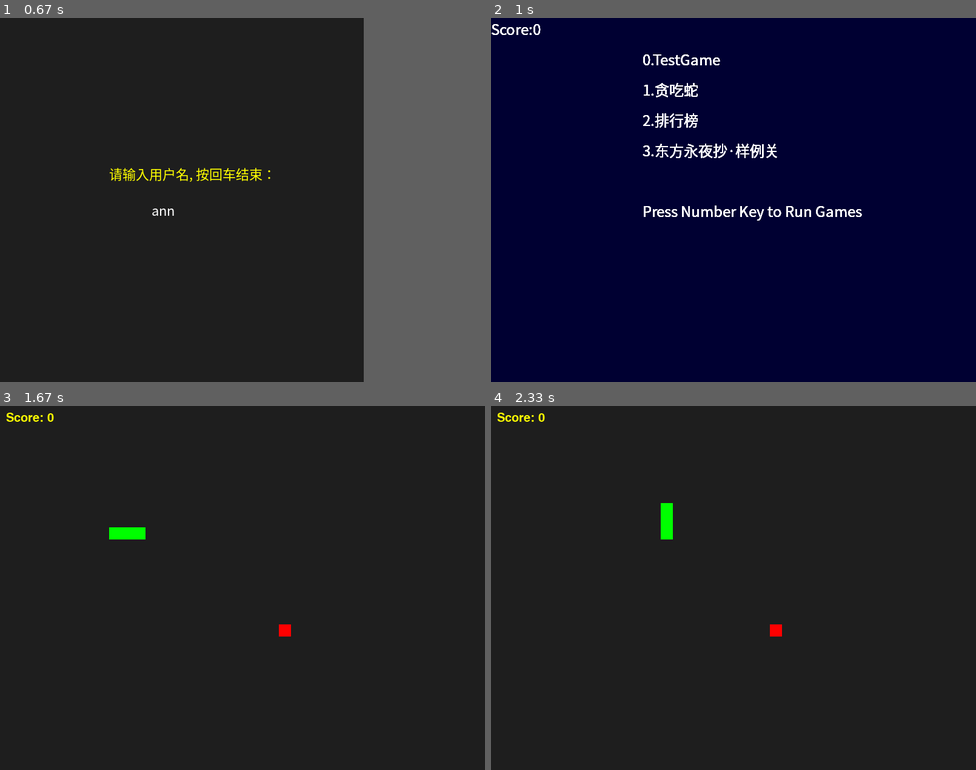
Above: before the commit, frames 1-4 (two rows, left to right).
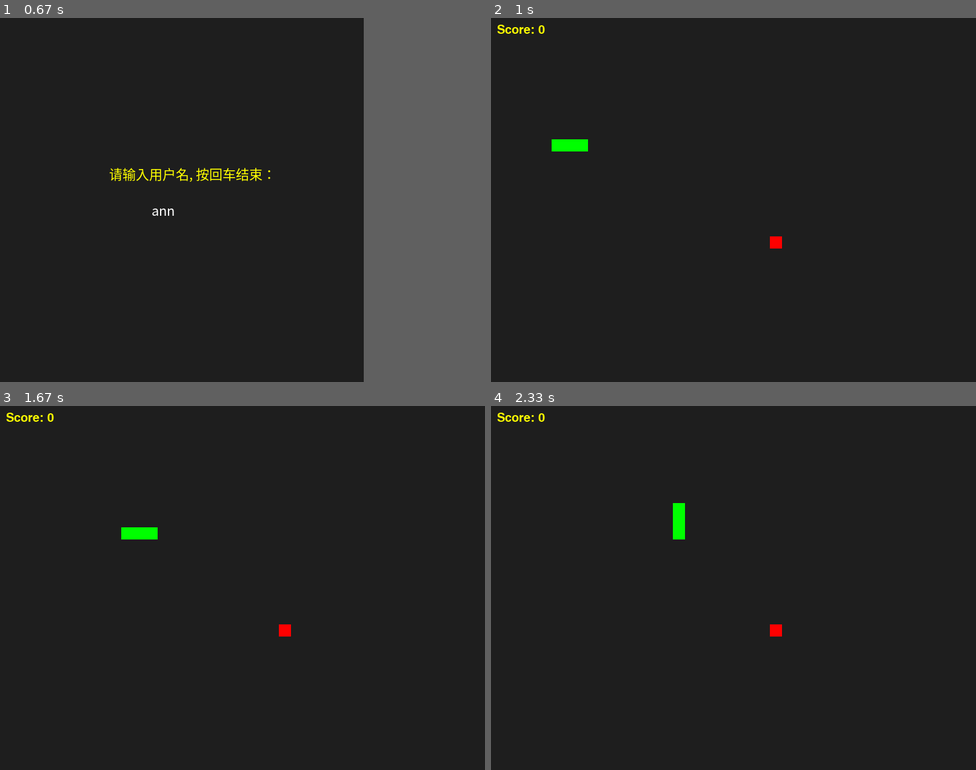
Above: after the commit, the same moments.

Repository: YuanPeixi/PygameHomework1
Game: pygame game, started from launcher.py
The game is run twice, just before and just after one commit, with the same random seed, the same clock (stepped at 60 frames per second) and the same inputs.
Inputs (mouse positions are in pixels of both pictures, inside the frame that each line leads up to):
- Up to frame 1 (0.67 s): type "ann" at 0.33 s
- Up to frame 2 (1 s): tap Enter at 0.67 s; tap 1 at 0.88 s
- Up to frame 3 (1.67 s): press the mouse at (67, 577) at 1.25 s; move the mouse to (145, 631) at 1.35 s; release the mouse at (218, 682) at 1.48 s; hold Right from 1.55 s (still down); move the mouse to (247, 624) at 1.58 s
- Up to frame 4 (2.33 s): release Right at 2.02 s; hold Up from 2.1 s (still down); move the mouse to (917, 726) at 2.13 s

Frame 1 is identical in both runs. In frame 2, 100% of the frame differs, in the area x 0-100%, y 0-100%; in frame 3, 0.2%; in frame 4, 0.5%.

Commit message:
Refactor framwork.py: Add draw() method, extended event handlers, and font caching
Co-authored-by: YuanPeixi <49236852+YuanPeixi@users.noreply.github.com>

Diff:
--- a/framwork.py
+++ b/framwork.py
@@ -8,6 +8,7 @@
         self.width=width
         self.height=height
         self.score=0
+        self._fonts={}  # Font cache for performance
         pass
     def run(self):
         self.running=True
@@ -18,11 +19,18 @@
     def get_name(self):
         return self.name
 
+    def _get_font(self, font_name, size):
+        """Get or create a cached font object."""
+        key = (font_name, size)
+        if key not in self._fonts:
+            self._fonts[key] = pygame.font.SysFont(font_name, size)
+        return self._fonts[key]
+
     def text_out(self,text,pos=(0,0),size=24,color=(255,255,255),font="SimHei"):
-        font=pygame.font.SysFont(font,size)
-        text_surf=font.render(text,True,color)
-        self.screen.blit(text_surf,pos)
-        pygame.display.flip()
+        """Render text to screen using cached fonts. Does not flip display."""
+        font_obj = self._get_font(font, size)
+        text_surf = font_obj.render(text, True, color)
+        self.screen.blit(text_surf, pos)
 
     def on_mouse_down(self,point,button):
         pass
@@ -30,6 +38,42 @@
         pass
     def on_mouse_up(self,point,button):
         pass
+
+    # Extended event handlers with full event object access
+    def on_key_down_ex(self, event):
+        """Extended key down handler with access to full event object.
+        Default implementation calls on_key_down for backward compatibility."""
+        self.on_key_down(event.key)
+
+    def on_key_up_ex(self, event):
+        """Extended key up handler with access to full event object.
+        Default implementation calls on_key_up for backward compatibility."""
+        self.on_key_up(event.key)
+
+    def on_mouse_down_ex(self, event):
+        """Extended mouse down handler with access to full event object.
+        Default implementation calls on_mouse_down for backward compatibility."""
+        self.on_mouse_down(event.pos, event.button)
+
+    def on_mouse_up_ex(self, event):
+        """Extended mouse up handler with access to full event object.
+        Default implementation calls on_mouse_up for backward compatibility."""
+        self.on_mouse_up(event.pos, event.button)
+
+    def on_mouse_move_ex(self, event):
+        """Extended mouse move handler with access to full event object.
+        Default implementation calls on_mouse_move for backward compatibility."""
+        self.on_mouse_move(event.pos)
+
+    def on_focus_get_ex(self, event):
+        """Extended focus gain handler with access to full event object.
+        Default implementation calls on_focus_get for backward compatibility."""
+        self.on_focus_get()
+
+    def on_focus_loss_ex(self, event):
+        """Extended focus loss handler with access to full event object.
+        Default implementation calls on_focus_loss for backward compatibility."""
+        self.on_focus_loss()
 
     def on_key_down(self,key):
         self.key_status[key]=True
@@ -41,30 +85,39 @@
         return self.key_status.get(key,False)
 
     def update(self):
+        """Override this method to implement game logic updates."""
+        pass
+
+    def draw(self):
+        """Override this method to implement rendering. Called after update."""
         pass
 
     def loop(self):
-        #Mainly Message Distributoin
+        #Mainly Message Distribution
+        clock = pygame.time.Clock()
         while self.running:
             for event in pygame.event.get():
                 if event==pygame.QUIT:
                     self.running=False
                 if event.type==pygame.KEYDOWN:
-                    self.on_key_down(event.key)
+                    self.on_key_down_ex(event)
                 if event.type==pygame.KEYUP:
-                    self.on_key_up(event.key)
+                    self.on_key_up_ex(event)
                 if event.type==pygame.MOUSEBUTTONDOWN:
-                    self.on_mouse_down(event.pos,event.button)
+                    self.on_mouse_down_ex(event)
                 if event.type==pygame.MOUSEBUTTONUP:
-                    self.on_mouse_up(event.pos,event.button)
+                    self.on_mouse_up_ex(event)
                 if event.type==pygame.MOUSEMOTION:
-                    self.on_mouse_move(event.pos)
+                    self.on_mouse_move_ex(event)
                 if event.type==pygame.ACTIVEEVENT:
                     if event.gain:
-                        self.on_focus_get()
+                        self.on_focus_get_ex(event)
                     else:
-                        self.on_focus_loss()
+                        self.on_focus_loss_ex(event)
             self.update()
+            self.draw()
+            pygame.display.flip()
+            clock.tick(60)
         pygame.display.quit()
         return self.score
 
